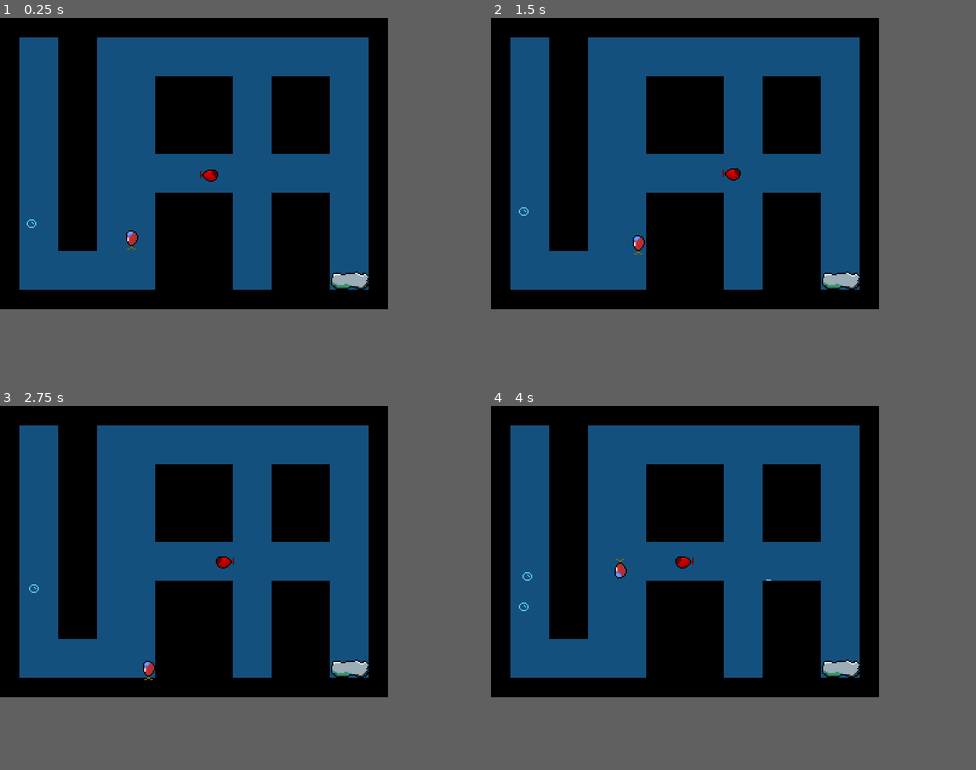
Above: before the commit, frames 1-4 (two rows, left to right).
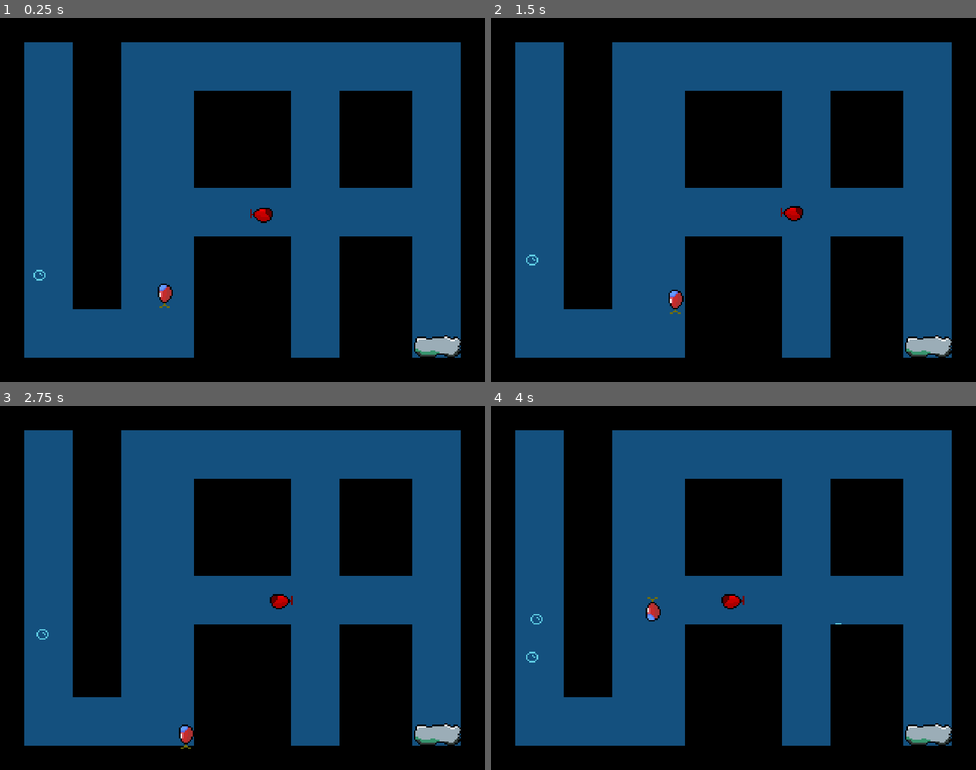
Above: after the commit, the same moments.

Repository: fabiosantoscode/game-deep-trouble
Game: Godot game, scene res://levels/test.tscn
The game is run twice, just before and just after one commit, with the same random seed, the same clock (stepped at 60 frames per second) and the same inputs.
Inputs:
- Up to frame 1 (0.25 s): no input
- Up to frame 2 (1.5 s): hold D (right) 0.53-1.28 s; tap Space (shoot) at 0.6, 1.35 s; hold S (down) from 1.28 s (still down)
- Up to frame 3 (2.75 s): release S (down) at 2.03 s; hold D (right) from 2.03 s (still down); tap Space (shoot) at 2.1 s
- Up to frame 4 (4 s): release D (right) at 2.78 s; hold W (up) 2.78-3.53 s; tap Space (shoot) at 2.85, 3.6 s; hold A (left) from 3.53 s (still down)
In our replay, the window is 640x480 before the commit and 800x600 after it. These sizes can differ from the game's own. Grey fills any space a smaller window leaves; there, only what the larger window draws over its background counts as a difference.

The runs differ from the first frame. In frame 1, 43% of the frame differs, in the area x 4-95%, y 5-94%; in frame 2, 43%; in frame 3, 43%; in frame 4, 43%.

Commit message:
scale 4x window; minor path tweaks

Diff:
--- a/levels/level2.tscn
+++ b/levels/level2.tscn
@@ -39,11 +39,11 @@
 position = Vector2(208, 217)
 
 [node name="EnemySub" parent="." instance=ExtResource("4_e8p81")]
-position = Vector2(183, 121)
+position = Vector2(133, 122)
 progress_ratio_per_second = 0.1
 
 [node name="Path2D" type="Path2D" parent="EnemySub"]
-position = Vector2(3.79787, 0)
+position = Vector2(53, 0)
 scale = Vector2(1.07447, 1)
 curve = SubResource("Curve2D_py88r")
 
--- a/levels/level3.tscn
+++ b/levels/level3.tscn
@@ -43,7 +43,8 @@
 progress_ratio_per_second = 0.05
 
 [node name="Path2D" type="Path2D" parent="EnemySub"]
-position = Vector2(-1, 5)
+position = Vector2(-1, 1.02182)
+scale = Vector2(1, 1.02182)
 curve = SubResource("Curve2D_0fm5q")
 
 [node name="Sub" parent="." instance=ExtResource("4_1xfnq")]
--- a/levels/level4.tscn
+++ b/levels/level4.tscn
@@ -39,11 +39,11 @@
 position = Vector2(185, 56)
 
 [node name="EnemySub" parent="." instance=ExtResource("3_8s3b3")]
-position = Vector2(188, 274)
+position = Vector2(302, 265)
 progress_ratio_per_second = 0.025
 
 [node name="Path2D" type="Path2D" parent="EnemySub"]
-position = Vector2(-4, 0)
+position = Vector2(-122, 7)
 curve = SubResource("Curve2D_lpgdq")
 
 [node name="Sub" parent="." instance=ExtResource("4_cc5tm")]
--- a/project.godot
+++ b/project.godot
@@ -17,9 +17,10 @@
 
 [display]
 
-window/size/viewport_width=320
-window/size/viewport_height=240
+window/size/viewport_width=1280
+window/size/viewport_height=960
 window/stretch/mode="viewport"
+window/stretch/scale=4.0
 window/stretch/scale_mode="integer"
 
 [input]
